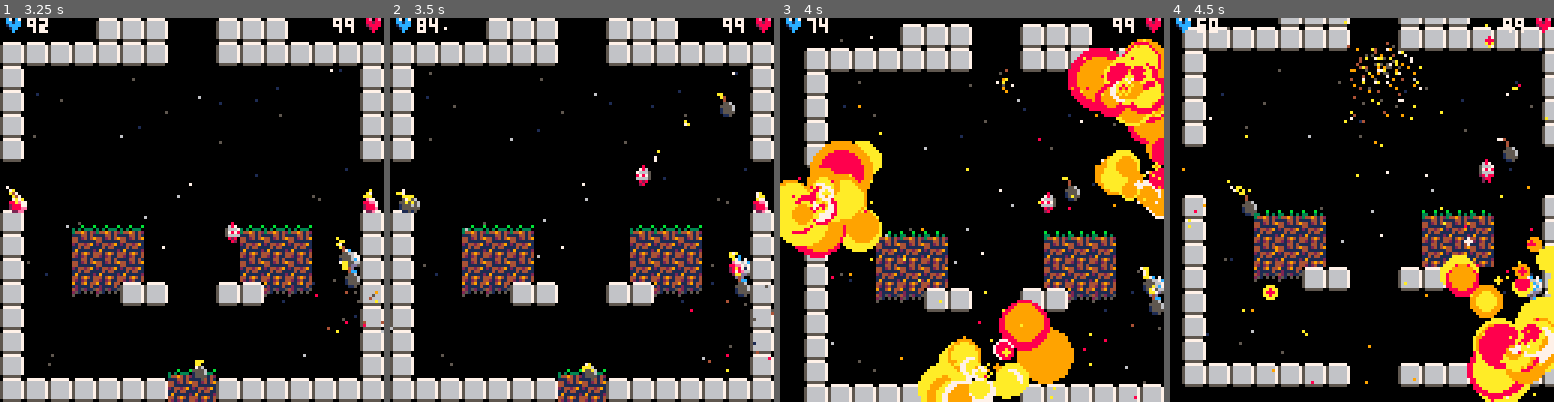
Above: before the commit, frames 1-4 (left to right).
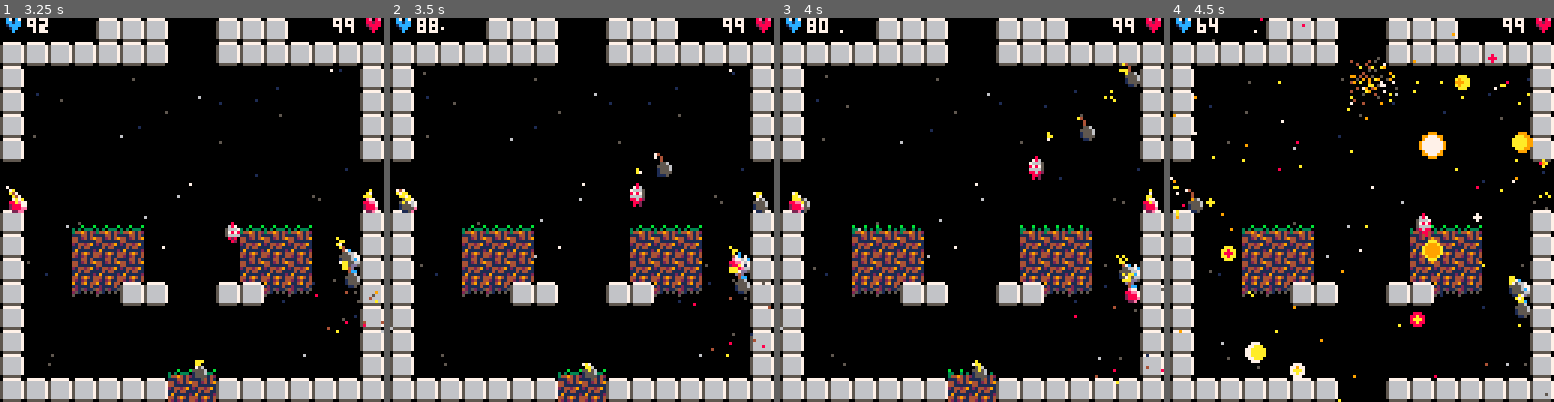
Above: after the commit, the same moments.

Repository: lkingsford/pico8-projects
Game: PICO-8 cartridge plat1.p8
The game is run twice, just before and just after one commit, with the same random seed, the same clock (stepped at 60 frames per second) and the same inputs.
Inputs:
- Up to frame 1 (3.25 s): tap X (X key) at 0.33, 1.07, 1.85, 2.97 s; tap O (Z key) at 0.7, 1.7, 2.1, 2.5, 2.9 s; hold Right 1.6-2.1 s; hold Up 2.15-2.42 s; hold Right 2.47-3.03 s; hold Left from 3.08 s (still down)
- Up to frame 2 (3.5 s): keep holding Left; tap O (Z key) at 3.3 s
- Up to frame 3 (4 s): release Left at 3.58 s; hold Down 3.63-3.97 s; tap O (Z key) at 3.7 s
- Up to frame 4 (4.5 s): hold Right from 4.02 s (still down); tap X (X key) at 4.08 s; tap O (Z key) at 4.1 s

Frame 1 is identical in both runs. In frame 2, 1.9% of the frame differs, in the area x 1-100%, y 0-93%; in frame 3, 46%, in the area x 0-100%, y 0-100%; in frame 4, 41%.

Commit message:
Progress

Diff:
--- a/plat1.p8
+++ b/plat1.p8
@@ -906,6 +906,46 @@
 		end
 	end
 
+	-- If on top of x wise, but y is some distance away, override the go to
+	-- to try to get around it
+	-- We're calling this the 'go to override'. If it's there, and active (ie -
+	-- still pointing to the same go to), do that instead of the go to
+	if actor.go_to_override and actor.go_to_override.original_go_to == go_to then
+		-- Process override
+		go_to_override.t -= 1
+		go_to = go_to_override.go_to
+		if actor_distance(actor, go_to_override.go_to) < 4 then
+			if go_to_override.bomb_dest then
+				-- drop a bomb if bombing dest and there
+				player_bomb(actor, true)
+			elseif go_to_override.jump_dest then
+				go_to = go_to_override.original_go_to
+				jump(actor)
+			end
+		end
+	elseif actor.go_to_override then
+		-- Different original_go_to - drop it
+		actor.go_to_override = nil
+	elseif abs(actor.x - go_to.x) < 4 and abs(actor.y - go_to.y) > 8 then
+		-- Probably need to override.
+		-- TODO: Check if jumping into space where it is
+		-- Check if history is all in same situation
+		printh("Possible override required")
+		printh("Actor:")
+		debug.print(actor)
+		printh("go_to:")
+		debug.print(go_to)
+		for xy in all(actor.history) do
+			printh("Checking "..xy.x..','..xy.y)
+			if not (abs(actor.x - go_to.x) < 4 and abs(actor.y - go_to.y) > 8) then
+				printh("Skipping override due to history entry ".. debug.tsr(xy))
+				goto skip_override
+			end
+		end
+		printh("Creating override")
+	end
+	::skip_override::
+
 	-- Doesn't account for blocking walls yet
 	if abs(actor.x - go_to.x) >= 2 then
 		-- Stop the left-right cycle
@@ -978,7 +1017,7 @@
 	for dx = 0, 16 do
 		-- This expands outwards
 		local _dx = actor_x + flr(dx / 2) * sgn(2 * (dx % 2) - 1)
-		if x_is_clear(actor, dx) then _x = _dx end
+		if x_is_clear(actor, dx * 8) then _x = _dx end
 	end
 	if actor.y < 64 then _y = 128 end
 	return {x = _x, y = _y}
@@ -986,8 +1025,8 @@
 
 function x_is_clear(actor, x2)
 	local actor_x = flr(actor.x / 8)
-	for ix = actor_x, x2, sgn(x2-actor_x) do
-		if not fget(mget(ix, flr(actor_y) / 8), 0) then
+	for ix = actor_x, x2, 8 * sgn(x2-actor_x) do
+		if check_collide(ix, actor.y) then
 			return false
 		end
 	end
Not shown, changed: README.md
